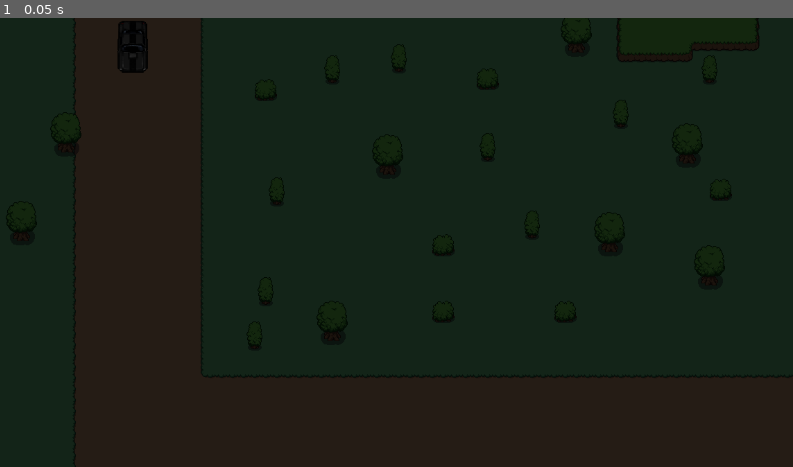
Above: before the commit, frame 1.
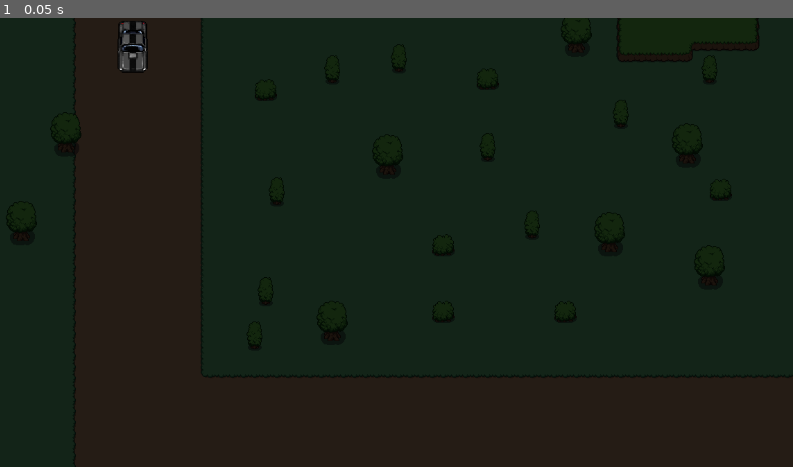
Above: after the commit, the same moment.

Repository: Manan-Coder/devil-s-kitchen
Game: Godot game, scene res://scenes/car-cutscene.tscn
Two runs of this game, one before a commit and one after it. Both use one fixed random seed, a clock stepped at 60 frames per second and the inputs below. This scene is started directly instead of the project's main scene.
Inputs:
- Up to frame 1 (0.05 s): no input

The runs differ from the first frame. In frame 1, 0.2% of the frame differs, in the area x 14-19%, y 0-12%.

Commit message:
updated the title cut scene

Diff:
--- a/scenes/car-cutscene.tscn
+++ b/scenes/car-cutscene.tscn
@@ -1,10 +1,13 @@
-[gd_scene load_steps=16 format=4 uid="uid://cx7yd4u3sd4ub"]
+[gd_scene load_steps=19 format=4 uid="uid://cx7yd4u3sd4ub"]
 
 [ext_resource type="Texture2D" uid="uid://qekxxin0d7v8" path="res://art/tilesets/grass.png" id="1_vequd"]
 [ext_resource type="Texture2D" uid="uid://dovgnya0ic12k" path="res://art/tilesets/plains.png" id="2_r2l5d"]
 [ext_resource type="Texture2D" uid="uid://d0orl6fnjnah5" path="res://art/objects/objects.png" id="3_uevb8"]
 [ext_resource type="Texture2D" uid="uid://hb4flixytsb6" path="res://art/cutscenes/car.png" id="4_obau6"]
 [ext_resource type="FontFile" uid="uid://dpuj3qyh88g4a" path="res://art/fonts/NightmarePills-BV2w.ttf" id="5_8bgno"]
+[ext_resource type="AudioStream" uid="uid://dbfcvwiw18eyw" path="res://art/music/sound-effects/bang-whoosh.mp3" id="6_pikqn"]
+[ext_resource type="AudioStream" uid="uid://cfdgd2vsllg7s" path="res://art/music/sound-effects/engine.mp3" id="7_rl21i"]
+[ext_resource type="AudioStream" uid="uid://wr1qu0huu8q0" path="res://art/music/sound-effects/typing.mp3" id="8_gma72"]
 
 [sub_resource type="TileSetAtlasSource" id="TileSetAtlasSource_6hur1"]
 texture = ExtResource("1_vequd")
@@ -188,10 +191,10 @@
 tracks/2/interp = 1
 tracks/2/loop_wrap = true
 tracks/2/keys = {
-"times": PackedFloat32Array(5.46667, 7.43333, 8.83333, 9.43333, 10.7333, 12.6333, 15.8667, 18.2333, 20.5, 22.3333, 23.9667, 26.0667, 26.8333, 29.4764, 31.2667),
-"transitions": PackedFloat32Array(1, 1, 1, 1, 1, 1, 1, 1, 1, 1, 1, 1, 1, 1, 1),
-"update": 0,
-"values": [Vector2(198.404, 42), Vector2(203, 275), Vector2 …(246 unchanged characters)…
+"times": PackedFloat32Array(3.26667, 5.46667, 7.43333, 8.83333, 9.43333, 10.7333, 12.6333, 15.8667, 18.2333, 20.5, 22.3333, 23.9667, 26.0667, 26.8333, 29.4764, 31.2667),
+"transitions": PackedFloat32Array(1, 1, 1, 1, 1, 1, 1, 1, 1, 1, 1, 1, 1, 1, 1, 1),
+"update": 0,
+"values": [Vector2(214, -117), Vector2(198.404, 42), Vector2(203, 275), Vector2 …(246 unchanged characters)…
 }
 tracks/3/type = "value"
 tracks/3/imported = false
@@ -224,10 +227,58 @@
 tracks/5/interp = 1
 tracks/5/loop_wrap = true
 tracks/5/keys = {
-"times": PackedFloat32Array(1.46667, 19.7333),
+"times": PackedFloat32Array(1.46667, 19.7333, 20.4662, 20.8, 21.0667, 21.1667, 21.5, 21.7333, 22.5667, 22.8667, 23.2667, 24.1, 24.9333, 25.5333, 26.1),
+"transitions": PackedFloat32Array(1, 1, 1, 1, 1, 1, 1, 1, 1, 1, 1, 1, 1, 1, 1),
+"update": 1,
+"values": ["", "D", "De", "Dev", "Devi", "Devil", "Devil'", "Devil's", "Devil's K", "Devil's Ki", "Devil's Kit", "Devil's Kitc", "Devil's Kitch", "Devil's Kitche", "Devil's Kitchen"]
+}
+tracks/6/type = "value"
+tracks/6/imported = false
+tracks/6/enabled = true
+tracks/6/path = NodePath("whoosh:playing")
+tracks/6/interp = 1
+tracks/6/loop_wrap = true
+tracks/6/keys = {
+"times": PackedFloat32Array(0.433333),
+"transitions": PackedFloat32Array(1),
+"update": 1,
+"values": [true]
+}
+tracks/7/type = "value"
+tracks/7/imported = false
+tracks/7/enabled = true
+tracks/7/path = NodePath("engine:playing")
+tracks/7/interp = 1
+tracks/7/loop_wrap = true
+tracks/7/keys = {
+"times": PackedFloat32Array(5.3),
+"transitions": PackedFloat32Array(1),
+"update": 1,
+"values": [true]
+}
+tracks/8/type = "value"
+tracks/8/imported = false
+tracks/8/enabled = true
+tracks/8/path = NodePath("CanvasLayer/Panel/Label:visible")
+tracks/8/interp = 1
+tracks/8/loop_wrap = true
+tracks/8/keys = {
+"times": PackedFloat32Array(0, 37.8),
 "transitions": PackedFloat32Array(1, 1),
 "update": 1,
-"values": ["", "D"]
+"values": [true, false]
+}
+tracks/9/type = "value"
+tracks/9/imported = false
+tracks/9/enabled = true
+tracks/9/path = NodePath("typing:playing")
+tracks/9/interp = 1
+tracks/9/loop_wrap = true
+tracks/9/keys = {
+"times": PackedFloat32Array(19.6667),
+"transitions": PackedFloat32Array(1),
+"update": 1,
+"values": [true]
 }
 
 [sub_resource type="Animation" id="Animation_jyqo3"]
@@ -304,6 +355,54 @@
 "update": 1,
 "values": ["D"]
 }
+tracks/6/type = "value"
+tracks/6/imported = false
+tracks/6/enabled = true
+tracks/6/path = NodePath("whoosh:playing")
+tracks/6/interp = 1
+tracks/6/loop_wrap = true
+tracks/6/keys = {
+"times": PackedFloat32Array(0),
+"transitions": PackedFloat32Array(1),
+"update": 1,
+"values": [true]
+}
+tracks/7/type = "value"
+tracks/7/imported = false
+tracks/7/enabled = true
+tracks/7/path = NodePath("engine:playing")
+tracks/7/interp = 1
+tracks/7/loop_wrap = true
+tracks/7/keys = {
+"times": PackedFloat32Array(0),
+"transitions": PackedFloat32Array(1),
+"update": 1,
+"values": [true]
+}
+tracks/8/type = "value"
+tracks/8/imported = false
+tracks/8/enabled = true
+tracks/8/path = NodePath("CanvasLayer/Panel/Label:visible")
+tracks/8/interp = 1
+tracks/8/loop_wrap = true
+tracks/8/keys = {
+"times": PackedFloat32Array(0),
+"transitions": PackedFloat32Array(1),
+"update": 1,
+"values": [false]
+}
+tracks/9/type = "value"
+tracks/9/imported = false
+tracks/9/enabled = true
+tracks/9/path = NodePath("typing:playing")
+tracks/9/interp = 1
+tracks/9/loop_wrap = true
+tracks/9/keys = {
+"times": PackedFloat32Array(0),
+"transitions": PackedFloat32Array(1),
+"update": 1,
+"values": [true]
+}
 
 [sub_resource type="AnimationLibrary" id="AnimationLibrary_pdscr"]
 _data = {
@@ -318,15 +417,18 @@
 y_sort_enabled = true
 
 [node name="main" type="TileMapLayer" parent="."]
+y_sort_enabled = true
 tile_map_data = PackedByteArray("AAAAAAAAAAAAAAAAAAAAAAEAAAAAAAAAAAAAAAIAAAAAAAAAAAAAAAMAAAAAAAAAAAAAAAQAAAAAAAAAAAAAAA …(199632 unchanged characters)…
 tile_set = SubResource("TileSet_1vl6o")
 
 [node name="objects" type="TileMapLayer" parent="."]
+z_index = 1
+y_sort_enabled = true
 tile_map_data = PackedByteArray("AAAjAAwAAAAAAAUAAAAeABsAAAAAAAUAAABQABkAAAAAAAUAAAA3ABMAAAAAAAUAAAA0AAEAAAAAAAUAAAA+AA …(5584 unchanged characters)…
 tile_set = SubResource("TileSet_ilord")
 
 [node name="car" type="Sprite2D" parent="."]
-z_index = 4
+z_index = 21
 y_sort_enabled = true
 position = Vector2(198.404, 42)
 rotation = 1.5708
@@ -358,7 +460,8 @@
 theme_override_styles/panel = SubResource("StyleBoxFlat_qdehb")
 
 [node name="Label" type="Label" parent="CanvasLayer/Panel"]
-z_index = 18
+visible = false
+z_index = 7
 y_sort_enabled = true
 layout_mode = 1
 anchors_preset = -1
@@ -372,3 +475,12 @@
 theme_override_font_sizes/font_size = 150
 text = "D"
 uppercase = true
+
+[node name="whoosh" type="AudioStreamPlayer2D" parent="."]
+stream = ExtResource("6_pikqn")
+
+[node name="engine" type="AudioStreamPlayer2D" parent="."]
+stream = ExtResource("7_rl21i")
+
+[node name="typing" type="AudioStreamPlayer2D" parent="."]
+stream = ExtResource("8_gma72")
